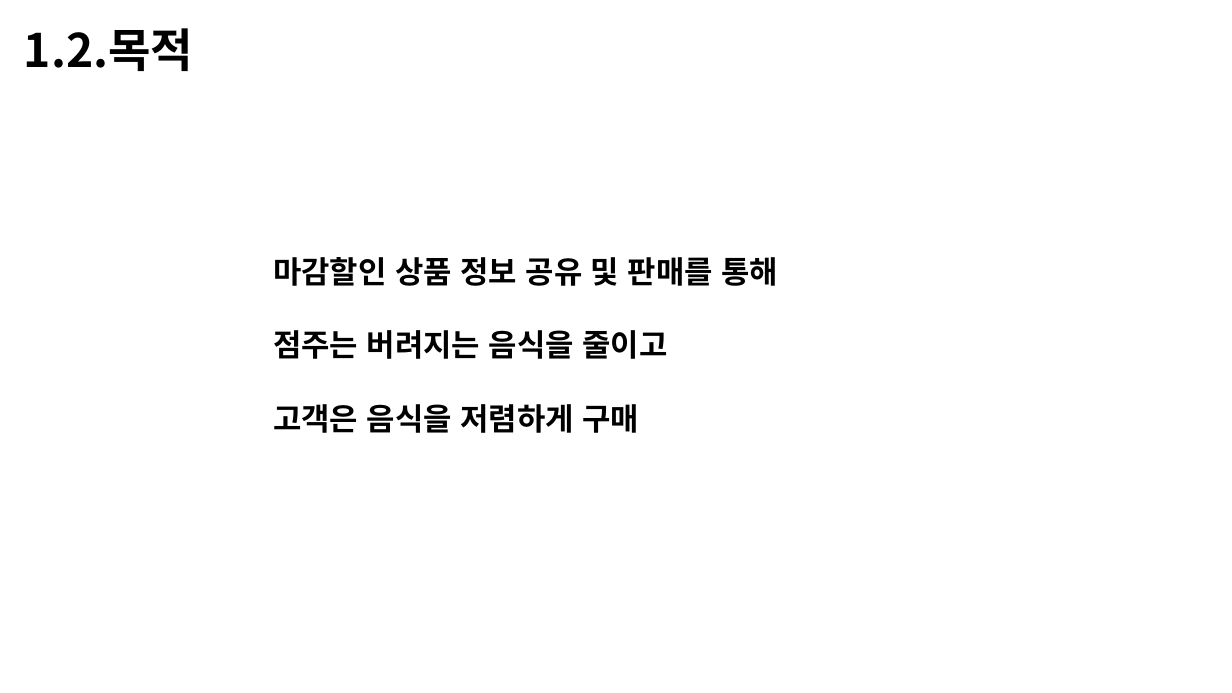
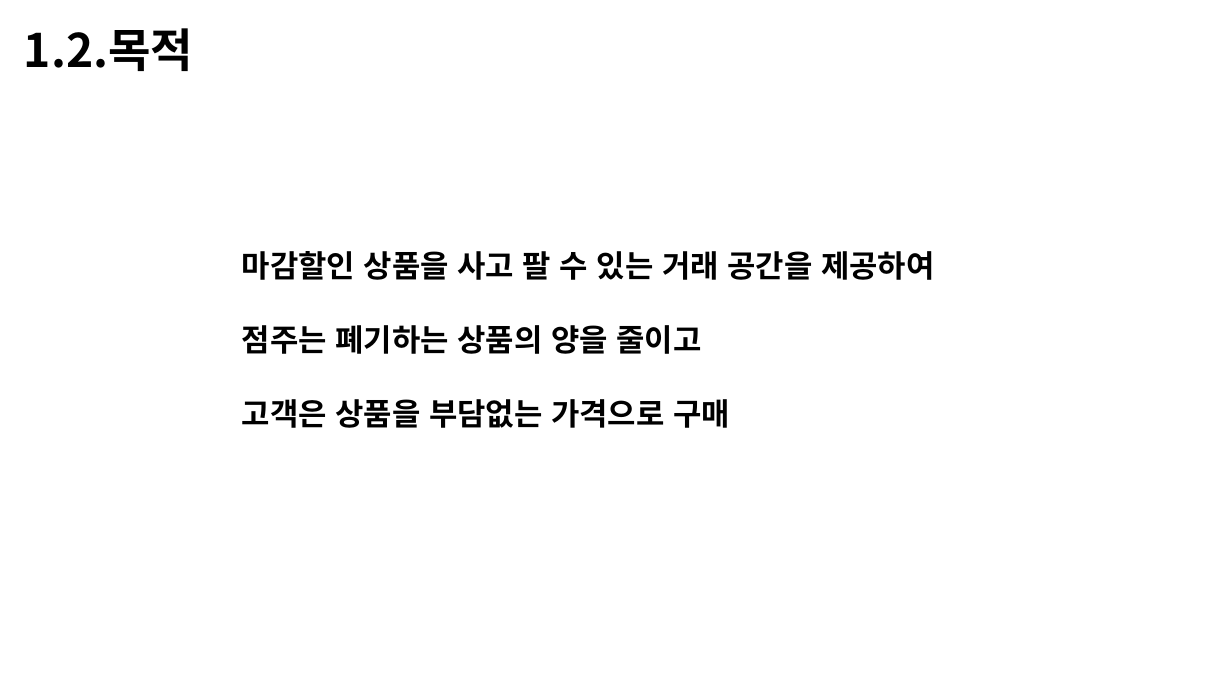
Before and after one commit to zziyeon/zziyeon.github.io, a slide deck: slide 5 of outputs/GREAT PPT 임시.pptx. Drawn at 1232x693 pixels with LibreOffice and Linux fonts; fonts in the diff are those of the drawing. Boxes give left, top, right and bottom in pixels: in the first picture for what was removed or moved away, otherwise in the second. Text is boxed around its words. In the diff, an @@ line names an element or a change of style, - is before the commit and + after.

```diff
--- a/outputs/GREAT PPT 임시.pptx
+++ b/outputs/GREAT PPT 임시.pptx
@@ text at (x1=242, y1=251, x2=934, y2=428): text changed @@
-마감할인 상품 정보 공유 및 판매를 통해
-점주는 버려지는 음식을 줄이고
-고객은 음식을 저렴하게 구매
+마감할인 상품을 사고 팔 수 있는 거래 공간을 제공하여
+점주는 폐기하는 상품의 양을 줄이고
+고객은 상품을 부담없는 가격으로 구매
```
Also in this commit, not shown: 1 other slide changed.
